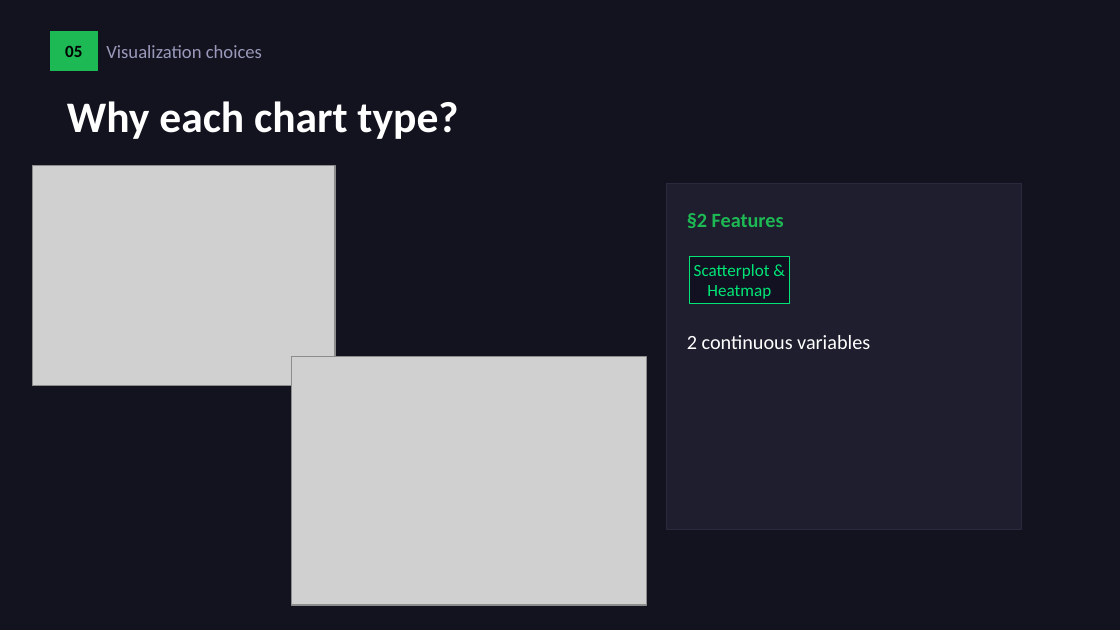
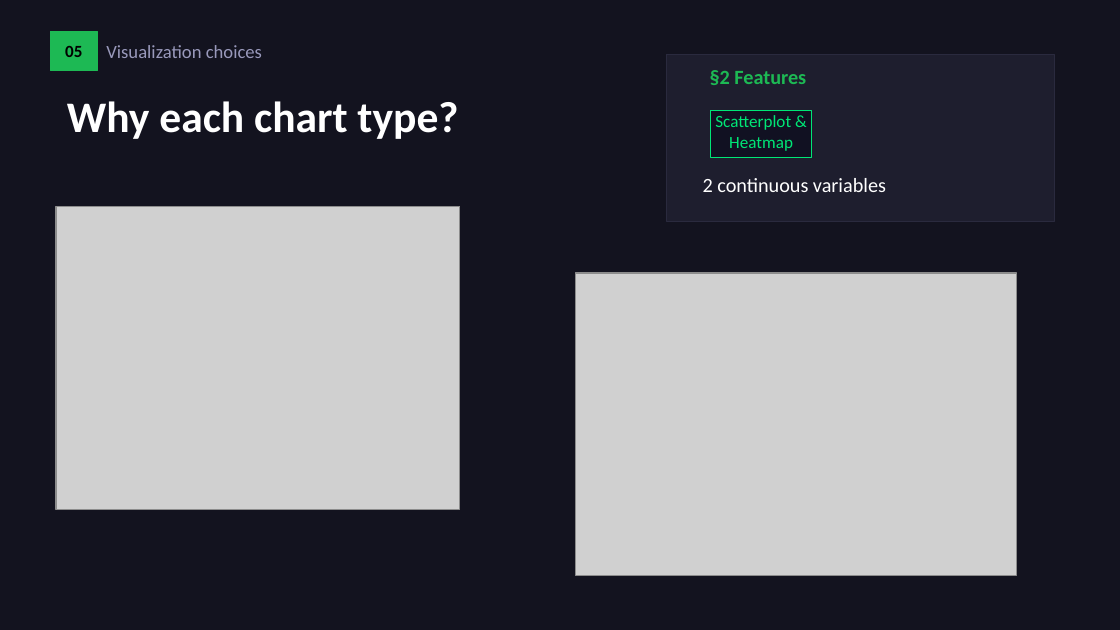
Before and after one commit to podsv-fs26-ad24/ad24-1-fancyproject, a slide deck: slide 8 of ad24-1-presentation.pptx. Drawn at 1120x630 pixels with LibreOffice and Linux fonts; fonts in the diff are those of the drawing; grey boxes stand for pictures. Boxes give left, top, right and bottom in pixels: in the first picture for what was removed or moved away, otherwise in the second. Text is boxed around its words. In the diff, an @@ line names an element or a change of style, - is before the commit and + after.

```diff
--- a/ad24-1-presentation.pptx
+++ b/ad24-1-presentation.pptx
@@ rectangle: place and size @@
-rectangle at (666,184,1021,530)
+rectangle at (666,55,1055,222)
@@ text "§2 Features": place and size @@
-text "§2 Features" at (687,213,784,228)
+text "§2 Features" at (710,70,806,85)
@@ rectangle: place and size @@
-rectangle at (689,256,790,304)
+rectangle at (710,111,811,158)
@@ text "Scatterplot & Heatmap": place and size @@
-text "Scatterplot & Heatmap" at (694,264,771,299)
+text "Scatterplot & Heatmap" at (715,115,793,151)
@@ picture removed at (32,166,335,385) @@
@@ text "2 continuous variables": place and size @@
-text "2 continuous variables" at (687,335,870,349)
+text "2 continuous variables" at (703,178,886,192)
@@ picture added at (56,206,460,510) @@
@@ picture added at (576,273,1017,576) @@
@@ picture removed at (291,356,646,605) @@
```
Also in this commit, not shown: 2 other slides changed, 6 other files.
